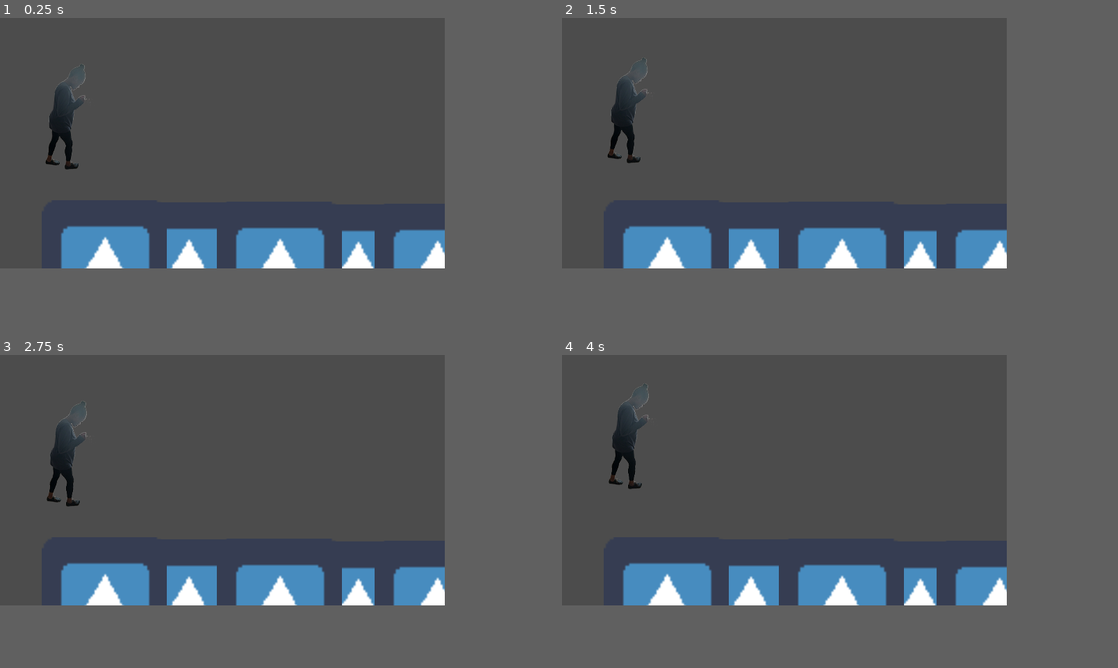
Above: before the commit, frames 1-4 (two rows, left to right).
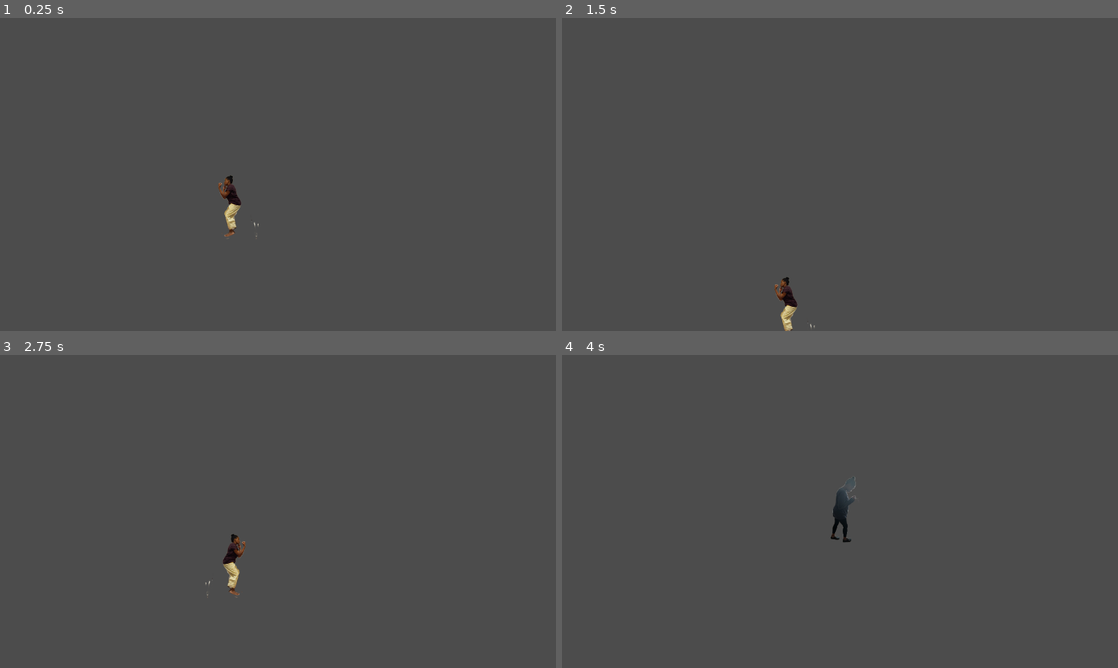
Above: after the commit, the same moments.

Repository: TerriWil/AR218_Wilson
Game: Godot game, scene res://Scenes/Level 1.tscn
Same seed, same stepped clock (60 frames per second), same inputs: the game is played once before the commit and once after it. The project has no main scene, so this scene is started directly. The engine's default icon, where the game draws it, is replaced by a stand-in: a white triangle on a blue panel in a dark square.
Inputs:
- Up to frame 1 (0.25 s): no input
- Up to frame 2 (1.5 s): tap Space (jump) at 0.6, 0.77, 1.07, 1.35 s
- Up to frame 3 (2.75 s): tap Space (jump) at 1.52, 1.82, 2.1 s; hold A (left, bound only after the commit) from 2.03 s (still down)
- Up to frame 4 (4 s): release A (left, bound only after the commit) at 2.78 s; tap Space (jump) at 2.85, 3.02, 3.32, 3.6, 3.77 s
The window is 640x360 before the commit and 800x450 after it. Grey fills any space a smaller window leaves; there, only what the larger window draws over its background counts as a difference.

The runs differ from the first frame. In frame 1, 8.5% of the frame differs, in the area x 8-80%, y 14-80%; in frame 2, 8.5%; in frame 3, 8.5%; in frame 4, 8.5%.

Commit message:
10052021

Diff:
--- a/Platformer GoDo/Scenes/Level 1.tscn
+++ b/Platformer GoDo/Scenes/Level 1.tscn
@@ -1,33 +1,22 @@
 [gd_scene load_steps=3 format=2]
 
-[ext_resource path="res://Scenes/Platform 1.tscn" type="PackedScene" id=1]
 [ext_resource path="res://Scenes/Player.tscn" type="PackedScene" id=2]
+
+[sub_resource type="RectangleShape2D" id=1]
+extents = Vector2( 2978.08, 21.2402 )
 
 [node name="Level 1" type="Node2D"]
 
-[node name="Platform 1" parent="." instance=ExtResource( 1 )]
-position = Vector2( 203.967, 293.257 )
+[node name="Area2D" type="Area2D" parent="."]
 
-[node name="Platform 2" parent="." instance=ExtResource( 1 )]
-position = Vector2( 447.722, 296.431 )
-
-[node name="Platform 3" parent="." instance=ExtResource( 1 )]
-position = Vector2( 561.739, 295.111 )
-
-[node name="Platform 4" parent="." instance=ExtResource( 1 )]
-position = Vector2( 945.97, -2.00003 )
-
-[node name="Platform 5" parent="." instance=ExtResource( 1 )]
-position = Vector2( 1098.8, -10.9899 )
-
-[node name="Platform 6" parent="." instance=ExtResource( 1 )]
-position = Vector2( 1208.17, -7.99326 )
-
-[node name="Platform 7" parent="." instance=ExtResource( 1 )]
-position = Vector2( 83.3801, 289.905 )
-
-[node name="Platform 8" parent="." instance=ExtResource( 1 )]
-position = Vector2( 335.031, 292.239 )
+[node name="CollisionShape2D" type="CollisionShape2D" parent="Area2D"]
+position = Vector2( 4.76221, 849.259 )
+shape = SubResource( 1 )
 
 [node name="Player" parent="." instance=ExtResource( 2 )]
 position = Vector2( 86.9575, 137.081 )
+
+[node name="Player2" parent="." instance=ExtResource( 2 )]
+position = Vector2( 86.9575, 137.081 )
+
+[connection signal="body_entered" from="Area2D" to="Player" method="_on_Area2D_body_entered"]
--- a/Platformer GoDo/Scenes/Platform 1.tscn
+++ b/Platformer GoDo/Scenes/Platform 1.tscn
@@ -3,16 +3,15 @@
 [ext_resource path="res://icon.png" type="Texture" id=1]
 
 [sub_resource type="RectangleShape2D" id=1]
-extents = Vector2( 41.63, 52.7798 )
+extents = Vector2( 84.6667, 93 )
 
 [node name="Platform 1" type="StaticBody2D"]
 
+[node name="Sprite" type="Sprite" parent="."]
+scale = Vector2( 2.80844, 3.17188 )
+texture = ExtResource( 1 )
+
 [node name="CollisionShape2D" type="CollisionShape2D" parent="."]
-position = Vector2( 5.1895, 5.77975 )
+position = Vector2( -3, -1 )
 scale = Vector2( 0.980314, 1 )
 shape = SubResource( 1 )
-
-[node name="Sprite" type="Sprite" parent="."]
-position = Vector2( 66.6895, 73.2797 )
-scale = Vector2( 2.80844, 3.17188 )
-texture = ExtResource( 1 )
--- a/Platformer GoDo/Scenes/Player.gd
+++ b/Platformer GoDo/Scenes/Player.gd
@@ -1,32 +1,34 @@
 extends KinematicBody2D
 
-const GRAVITY = 35
-
-var velocity = Vector2(0,0)
-
-export var speed= 100
-export var jump = -900
+var velocity := Vector2(0,0)
+export var speed := 180
+export var jump := -900
+const GRAVITY := 35
 
 func _physics_process(delta):
-	if Input.is_action_just_pressed("right"):
+	if Input.is_action_pressed("right"):
+		velocity.x = speed
 		$AnimatedSprite.play("Walk")
 		$AnimatedSprite.flip_h = false
-		velocity.x= speed
 	elif Input.is_action_pressed("left"):
+		velocity.x = -speed
 		$AnimatedSprite.play("Walk")
 		$AnimatedSprite.flip_h = true
-		velocity.x=-speed
 	else:
-		velocity.x=0
-
-
+		$AnimatedSprite.play("Idle")
+	#show with "pressed"
 	if Input.is_action_just_pressed("jump") and is_on_floor():
 		velocity.y += jump
 
 	if not is_on_floor():
-		$AnimatedSprite.play("jump")
-		#get_node ("AnimatedSprite")
-		velocity.y += GRAVITY
-		print(velocity)
+		$AnimatedSprite.play("Jump")
 
-	move_and_slide(velocity,Vector2.UP)
+	velocity.y += GRAVITY
+
+	velocity = move_and_slide(velocity, Vector2.UP)
+
+	velocity.x = lerp(velocity.x, 0,0.1)
+
+func _on_Area2D_body_entered(body):
+		get_tree(). change_scene("res://Scenes/Level 1.tscn")
+		pass # Replace with function body.
--- a/Platformer GoDo/Scenes/Player.tscn
+++ b/Platformer GoDo/Scenes/Player.tscn
@@ -1,9 +1,10 @@
-[gd_scene load_steps=7 format=2]
+[gd_scene load_steps=8 format=2]
 
 [ext_resource path="res://PlayerSprite/Walk 1.png" type="Texture" id=1]
 [ext_resource path="res://PlayerSprite/Walk 3.png" type="Texture" id=2]
 [ext_resource path="res://PlayerSprite/Walk 2.png" type="Texture" id=3]
 [ext_resource path="res://Scenes/Player.gd" type="Script" id=4]
+[ext_resource path="res://PlayerSprite/Jump.png" type="Texture" id=5]
 
 [sub_resource type="SpriteFrames" id=1]
 animations = [ {
@@ -12,23 +13,30 @@
 "name": "Walk",
 "speed": 5.0
 }, {
-"frames": [  ],
-"loop": true,
-"name": "Jump",
-"speed": 5.0
-}, {
 "frames": [ ExtResource( 1 ) ],
 "loop": true,
 "name": "Idle",
 "speed": 5.0
+}, {
+"frames": [ ExtResource( 5 ) ],
+"loop": true,
+"name": "Jump",
+"speed": 5.0
 } ]
 
 [sub_resource type="CapsuleShape2D" id=2]
-radius = 63.3432
-height = 54.307
+radius = 13.9567
+height = 119.807
 
 [node name="Player" type="KinematicBody2D"]
 script = ExtResource( 4 )
+
+[node name="Camera2D" type="Camera2D" parent="."]
+current = true
+limit_bottom = 720
+drag_margin_h_enabled = true
+drag_margin_v_enabled = true
+smoothing_enabled = true
 
 [node name="AnimatedSprite" type="AnimatedSprite" parent="."]
 position = Vector2( 6.98721, -0.650505 )
@@ -37,5 +45,5 @@
 animation = "Idle"
 
 [node name="CollisionShape2D" type="CollisionShape2D" parent="."]
-position = Vector2( 6.52436, 5.4892 )
+position = Vector2( 7.08558, 1.56058 )
 shape = SubResource( 2 )
--- a/Platformer GoDo/project.godot
+++ b/Platformer GoDo/project.godot
@@ -15,8 +15,8 @@
 
 [display]
 
-window/size/width=640
-window/size/height=360
+window/size/width=1280
+window/size/height=720
 
 [input]
 
@@ -32,12 +32,12 @@
 }
 left={
 "deadzone": 0.5,
-"events": [ Object(InputEventKey,"resource_local_to_scene":false,"resource_name":"","device":0,"alt":false,"shift":false,"control":false,"meta":false,"command":false,"pressed":false,"scancode":68,"unicode":0,"echo":false,"script":null)
+"events": [ Object(InputEventKey,"resource_local_to_scene":false,"resource_name":"","device":0,"alt":false,"shift":false,"control":false,"meta":false,"command":false,"pressed":false,"scancode":65,"unicode":0,"echo":false,"script":null)
  ]
 }
 right={
 "deadzone": 0.51,
-"events": [ Object(InputEventKey,"resource_local_to_scene":false,"resource_name":"","device":0,"alt":false,"shift":false,"control":false,"meta":false,"command":false,"pressed":false,"scancode":65,"unicode":0,"echo":false,"script":null)
+"events": [ Object(InputEventKey,"resource_local_to_scene":false,"resource_name":"","device":0,"alt":false,"shift":false,"control":false,"meta":false,"command":false,"pressed":false,"scancode":68,"unicode":0,"echo":false,"script":null)
  ]
 }
 "climb up"={
